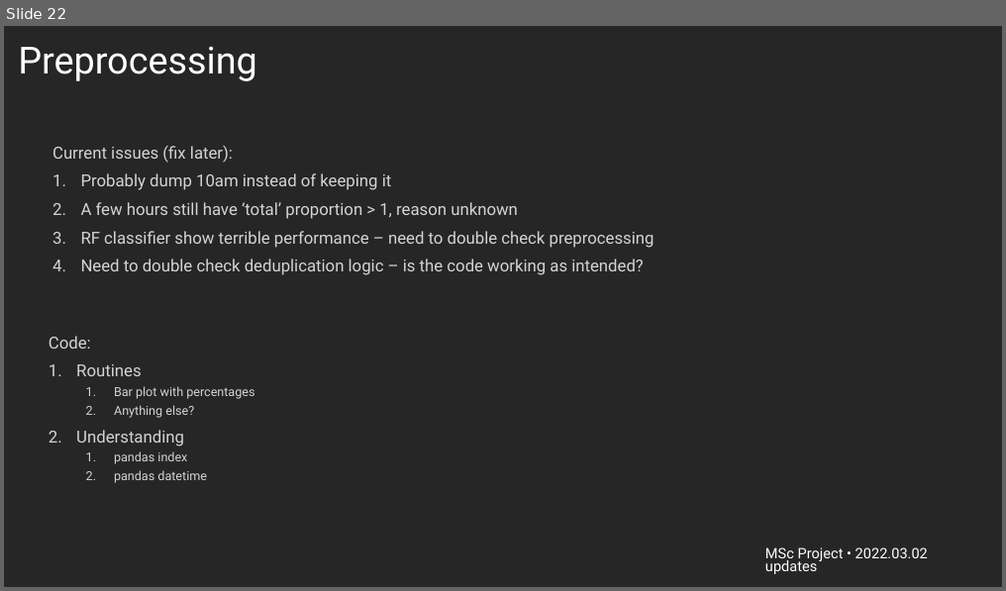
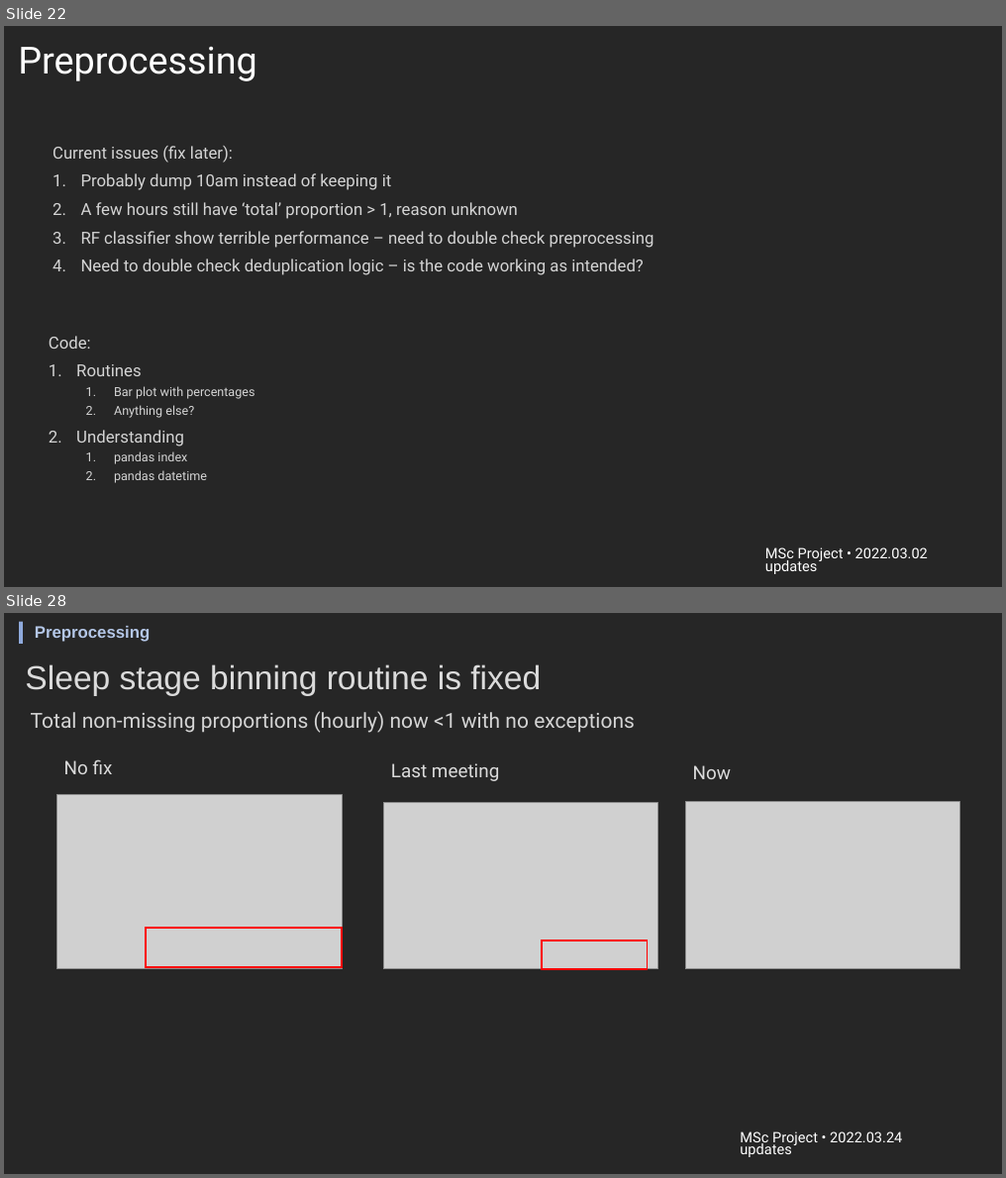
Before and after one commit to harris-yh-wong/msc-research-project, a slide deck: viz/msc_project_updates.pptx. Shown one above the other, each under a label of ours: slide 22 before the commit, slides 22 and 28 after it; the slides between them are not shown. The pictures are 1006x591 and 1006x1178 pixels, drawn with LibreOffice and Linux fonts; fonts in the diff are those of the drawing; grey boxes stand for pictures; background and template pictures are left out. Boxes give left, top, right and bottom in pixels: in the first picture for what was removed or moved away, otherwise in the second. Text is boxed around its words. In the diff, an @@ line names an element or a change of style, - is before the commit and + after.

Commit message:
add slides for meeting 10

```diff
--- a/viz/msc_project_updates.pptx
+++ b/viz/msc_project_updates.pptx
@@ slide 28 added at bbox=[4, 613, 1002, 1174], background #262626 @@
@@ rectangle added at bbox=[19, 622, 23, 644], fill #8FAADC @@
@@ text added at bbox=[35, 626, 150, 642], 16 pt, text #B4C7E7, bold @@
+Preprocessing
@@ title added at bbox=[25, 664, 541, 696], 32 pt, text #DBDBDB @@
+Sleep stage binning routine is fixed
@@ text added at bbox=[31, 711, 635, 733], 20 pt, text #D4D4D4 @@
+Total non-missing proportions (hourly) now <1 with no exceptions
@@ text added at bbox=[64, 760, 113, 774], 18 pt, text #DADADA @@
+No fix
@@ text added at bbox=[391, 763, 499, 781], 18 pt, text #DBDBDB @@
+Last meeting
@@ text added at bbox=[693, 765, 731, 779], 18 pt, text #DBDBDB @@
+Now
@@ picture added at bbox=[56, 794, 342, 969] @@
@@ picture added at bbox=[383, 802, 657, 968] @@
@@ picture added at bbox=[685, 802, 959, 969] @@
@@ rectangle added at bbox=[146, 928, 342, 967], outline #FF0000 1.5 pt @@
@@ rectangle added at bbox=[542, 941, 648, 969], outline #FF0000 1.5 pt @@
@@ text added at bbox=[740, 1132, 902, 1157], 13.9 pt, text #FFFFFF @@
+MSc Project • 2022.03.24 updates
```
Also in this commit, not shown: 4 slides changed, 8 other slides added.
